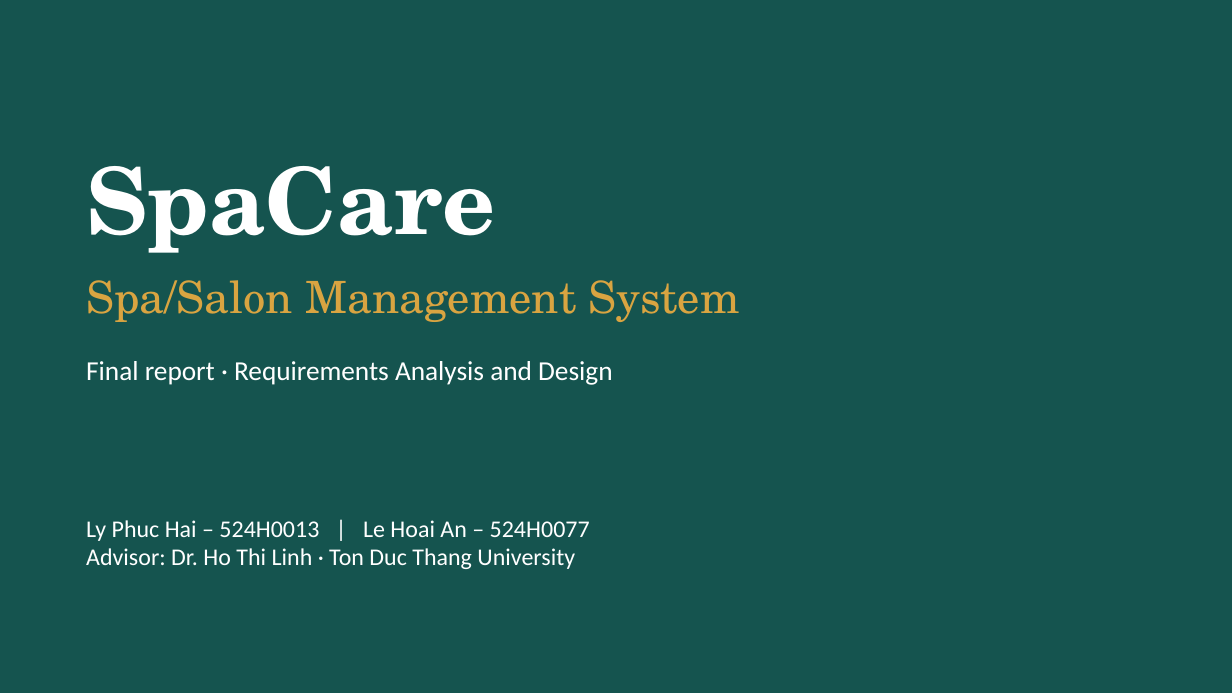
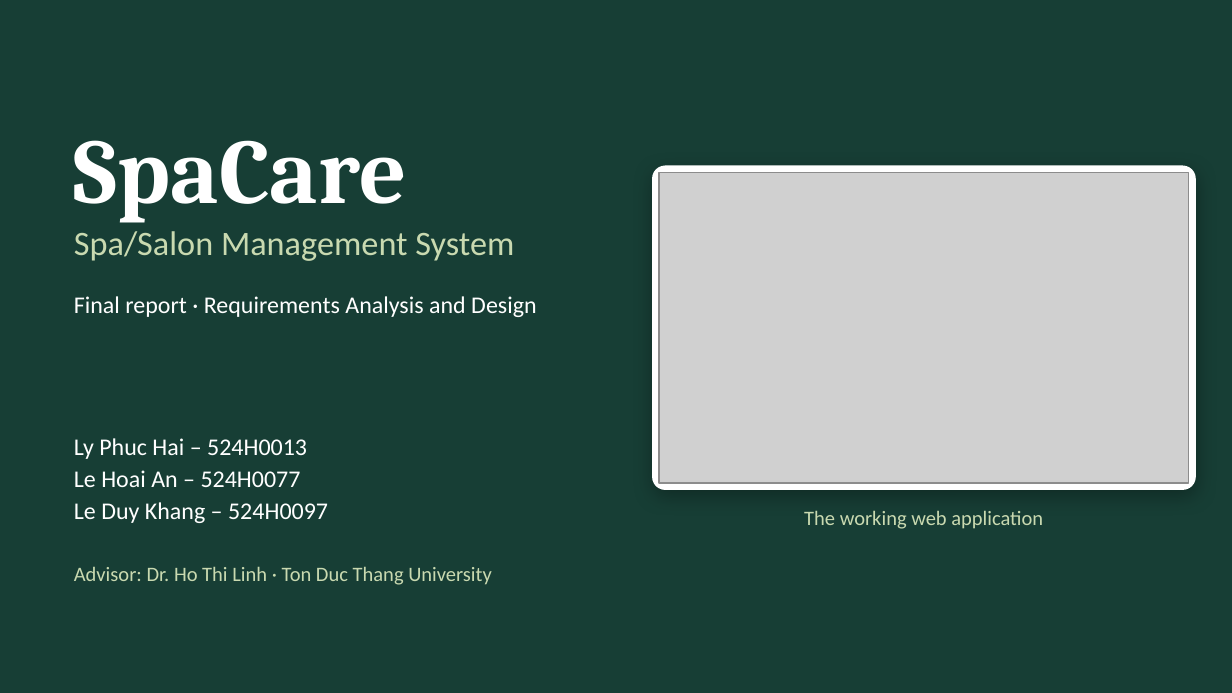
Before and after one commit to LyPhucHai/Spa_Care, a slide deck: slide 1 of 02_Slides/SpaCare_Slides.pptx. Drawn at 1232x693 pixels with LibreOffice and Linux fonts; fonts in the diff are those of the drawing; grey boxes stand for pictures. Boxes give left, top, right and bottom in pixels: in the first picture for what was removed or moved away, otherwise in the second. Text is boxed around its words. In the diff, an @@ line names an element or a change of style, - is before the commit and + after.

```diff
--- a/02_Slides/SpaCare_Slides.pptx
+++ b/02_Slides/SpaCare_Slides.pptx
@@ background #15544F to #173E35 @@
@@ text "SpaCare": place and size @@
-text "SpaCare" at [86, 166, 495, 253]
+text "SpaCare" at [74, 140, 407, 222]
@@ text "SpaCare" at [74, 140, 407, 222]: font TeX Gyre Schola to Cambria @@
@@ rounded rectangle added at [653, 166, 1195, 489], fill #FFFFFF, outline #FFFFFF 1 pt @@
@@ picture added at [659, 172, 1189, 483] @@
@@ text "Spa/Salon Management System": place and size @@
-text "Spa/Salon Management System" at [86, 280, 740, 322]
+text "Spa/Salon Management System" at [74, 231, 514, 261]
@@ text "Spa/Salon Management System" at [74, 231, 514, 261]: size 26 to 20 pt, font TeX Gyre Schola to Calibri, text colour #D9A441 to #C9D9B0; vertical alignment middle to top @@
@@ text "Final report · Requirements Analysis ...": place and size @@
-text "Final report · Requirements Analysis ..." at [86, 361, 612, 385]
+text "Final report · Requirements Analysis ..." at [74, 296, 536, 317]
@@ text "Final report · Requirements Analysis ..." at [74, 296, 536, 317]: size 16 to 14 pt; vertical alignment middle to top @@
@@ text at [74, 438, 328, 523]: text changed @@
-Ly Phuc Hai – 524H0013 | Le Hoai An – 524H0077
-Advisor: Dr. Ho Thi Linh · Ton Duc Thang University
+Ly Phuc Hai – 524H0013
+Le Hoai An – 524H0077
+Le Duy Khang – 524H0097
@@ text "Ly Phuc Hai – 524H0013" at [74, 438, 328, 523]: vertical alignment middle to top @@
@@ text added at [804, 510, 1043, 529], 12 pt, text #C9D9B0 @@
+The working web application
@@ text added at [74, 566, 492, 585], 12 pt, text #C9D9B0 @@
+Advisor: Dr. Ho Thi Linh · Ton Duc Thang University
```
Also in this commit, not shown: 5 other slides changed, 8 slides added, 6 slides removed.
